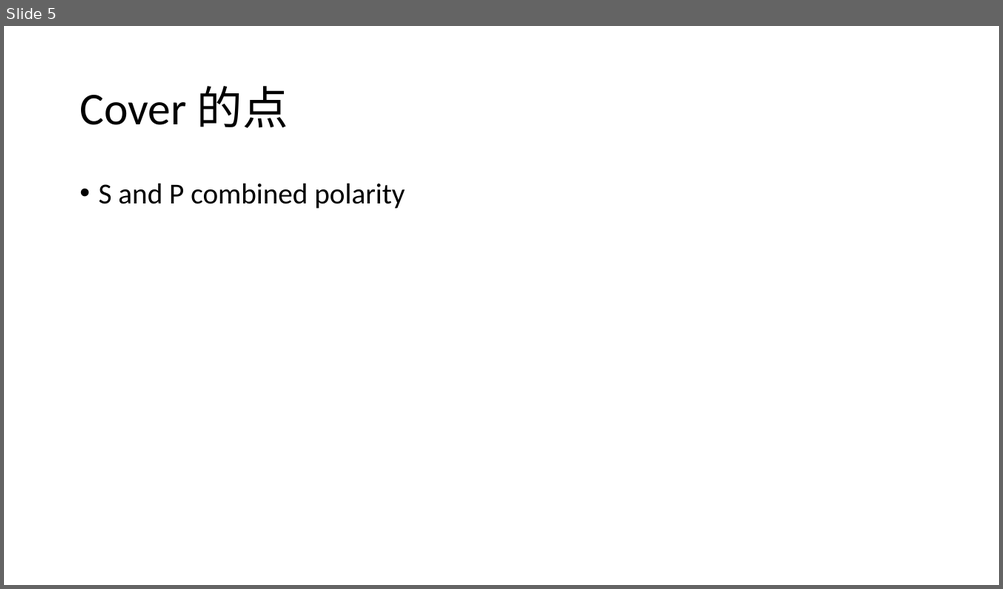
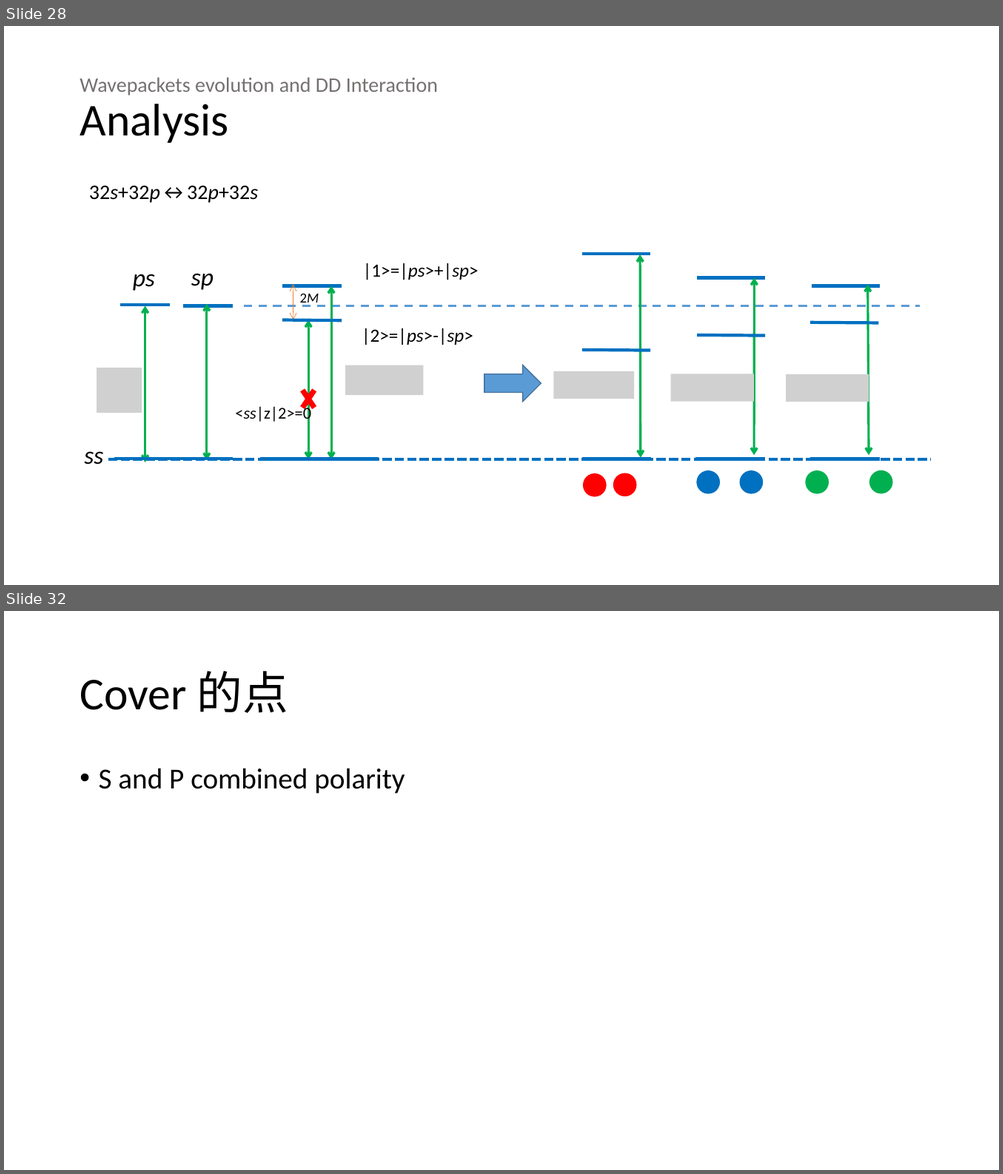
Before and after one commit to 545zhou/PHD-thesis, a slide deck: Presentation1.pptx. Shown one above the other, each under a label of ours: slide 5 before the commit, slides 28 and 32 after it; the slides between them are not shown. The pictures are 1003x589 and 1003x1174 pixels, drawn with LibreOffice and Linux fonts; fonts in the diff are those of the drawing; grey boxes stand for pictures. Boxes give left, top, right and bottom in pixels: in the first picture for what was removed or moved away, otherwise in the second. Text is boxed around its words. In the diff, an @@ line names an element or a change of style, - is before the commit and + after.

```diff
--- a/Presentation1.pptx
+++ b/Presentation1.pptx
@@ slide 28 added at (4, 26, 999, 585), background #FFFFFF @@
@@ title added at (79, 77, 438, 143), 20 pt, text #767171 @@
+Wavepackets evolution and DD Interaction
+Analysis
@@ text added at (89, 185, 258, 203), 20 pt, text #000000 @@
+32s+32p↔32p+32s
@@ group added at (84, 254, 930, 497): 17 lines, 8 double arrows, 7 texts, 6 ellipses, 5 pictures, 1 cross, 1 right arrow @@
+|1>=|ps>+|sp>
+|2>=|ps>-|sp>
+2M
+ss
+ps
+sp
+<ss|z|2>=0
@@ what was slide 5 is now slide 32 @@
```
Also in this commit, not shown: 2 slides changed, 27 other slides added, 1 slide removed, 2 other files.
